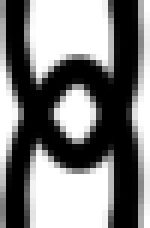
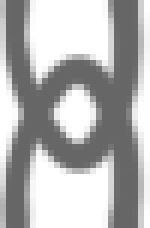
The second 150 x 228 image is a revision of the first. Changes to its layers:
renamed "Layer 2" to "Hue/Saturation 1", painted on it over box(0, 0, 150, 228)
